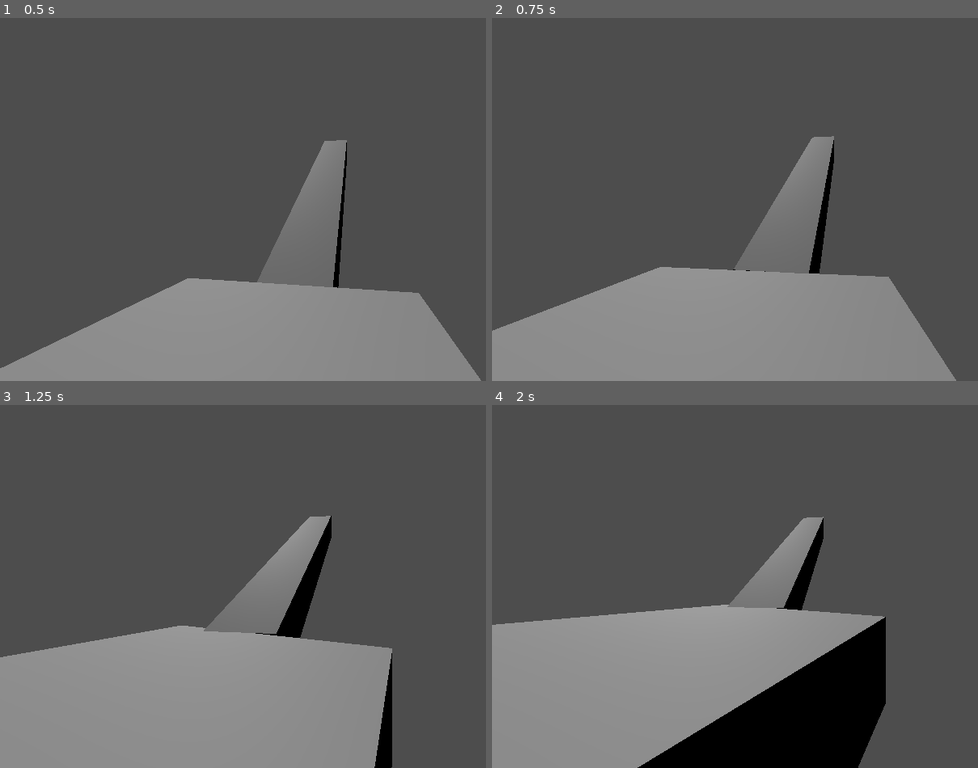
Above: before the commit, frames 1-4 (two rows, left to right).
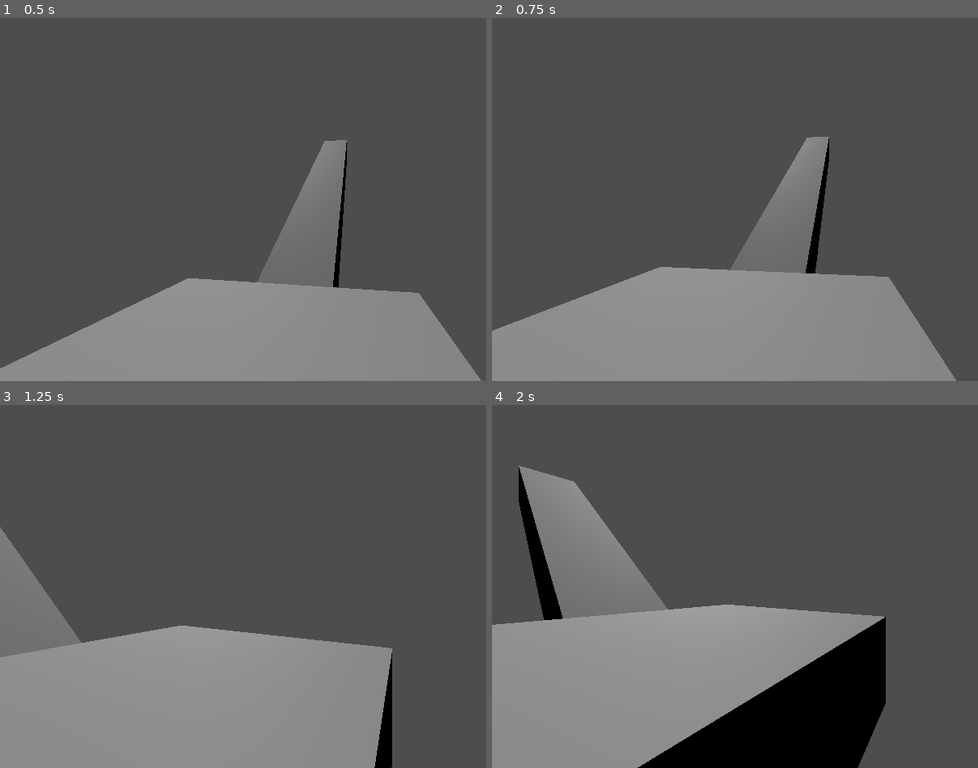
Above: after the commit, the same moments.

Repository: danitheturtle/godly-pets-delivery-service
Game: Godot game, scene res://scenes/main.tscn
Same seed, same stepped clock (60 frames per second), same inputs: the game is played once before the commit and once after it.
Inputs (mouse positions are in pixels of both pictures, inside the frame that each line leads up to):
- Up to frame 1 (0.5 s): no input
- Up to frame 2 (0.75 s): tap Enter at 0.5 s; move the mouse to (958, 181) at 0.52 s; hold D (right) from 0.53 s (still down); hold Q (rotate_ccw, bound only before the commit) from 0.53 s (still down)
- Up to frame 3 (1.25 s): keep holding D (right); keep holding Q (rotate_ccw, bound only before the commit); tap E (rotate_cw, bound only before the commit) at 0.8 s
- Up to frame 4 (2 s): move the mouse to (686, 604) at 1.27 s; release D (right) at 1.28 s; release Q (rotate_ccw, bound only before the commit) at 1.28 s; hold S (backward) from 1.28 s (still down); tap E (rotate_cw, bound only before the commit) at 1.35 s; tap Q (rotate_ccw, bound only before the commit) at 1.55 s

Frame 1 is identical in both runs. In frame 2, 1.0% of the frame differs, in the area x 48-71%, y 32-71%; in frame 3, 7.3%; in frame 4, 9.9%, in the area x 5-69%, y 16-60%.

Commit message:
stairs attach and rotate to platforms now

Diff:
--- a/godot/project.godot
+++ b/godot/project.godot
@@ -99,14 +99,24 @@
 "events": [Object(InputEventKey,"resource_local_to_scene":false,"resource_name":"","device":-1,"window_id":0,"alt_press …(192 unchanged characters)…
 ]
 }
-rotate_cw={
+rotate_clockwise={
 "deadzone": 0.2,
 "events": [Object(InputEventKey,"resource_local_to_scene":false,"resource_name":"","device":-1,"window_id":0,"alt_press …(192 unchanged characters)…
 ]
 }
-rotate_ccw={
+rotate_counter_clockwise={
 "deadzone": 0.2,
 "events": [Object(InputEventKey,"resource_local_to_scene":false,"resource_name":"","device":-1,"window_id":0,"alt_press …(192 unchanged characters)…
+]
+}
+rotate_pivots_clockwise={
+"deadzone": 0.2,
+"events": [Object(InputEventKey,"resource_local_to_scene":false,"resource_name":"","device":-1,"window_id":0,"alt_pressed":false,"shift_pressed":true,"ctrl_pressed":false,"meta_pressed":false,"pressed":false,"keycode":0,"physical_keycode":69,"key_label":0,"unicode":69,"location":0,"echo":false,"script":null)
+]
+}
+rotate_pivots_counter_clockwise={
+"deadzone": 0.2,
+"events": [Object(InputEventKey,"resource_local_to_scene":false,"resource_name":"","device":-1,"window_id":0,"alt_pressed":false,"shift_pressed":true,"ctrl_pressed":false,"meta_pressed":false,"pressed":false,"keycode":0,"physical_keycode":81,"key_label":0,"unicode":81,"location":0,"echo":false,"script":null)
 ]
 }
 
--- a/godot/scenes/main.tscn
+++ b/godot/scenes/main.tscn
@@ -1,15 +1,12 @@
-[gd_scene load_steps=5 format=3 uid="uid://b64n2vugr0k72"]
+[gd_scene load_steps=4 format=3 uid="uid://b64n2vugr0k72"]
 
 [ext_resource type="PackedScene" uid="uid://ck2nk1xw7ihca" path="res://scenes/square_platform.tscn" id="1_jyhfs"]
 [ext_resource type="PackedScene" uid="uid://c0thkvhu37he4" path="res://scenes/player.tscn" id="1_o5qli"]
-[ext_resource type="ArrayMesh" uid="uid://d3ywv5epcksy6" path="res://assets/staircase.obj" id="2_sugp2"]
-[ext_resource type="Shape3D" uid="uid://b6nqhrfkchyh8" path="res://assets/staircase.tres" id="3_sugp2"]
+[ext_resource type="PackedScene" uid="uid://b7ncvtwv1mvuy" path="res://scenes/stairs.tscn" id="3_sugp2"]
 
 [node name="Node3D" type="Node3D"]
 
 [node name="SquarePlatform" parent="." instance=ExtResource("1_jyhfs")]
-secondsPerRotation = 1.0
-rotationStops = 4
 
 [node name="CharacterBody3D" parent="." instance=ExtResource("1_o5qli")]
 transform = Transform3D(-0.14483972, 0, 0.9894551, 0, 1, 0, -0.9894551, 0, -0.14483972, 2.8130512, 4.254733, -2.2026155)
@@ -17,11 +14,5 @@
 [node name="DirectionalLight3D" type="DirectionalLight3D" parent="."]
 transform = Transform3D(0.8435696, 0, -0.53701985, 0.47806197, 0.45554492, 0.7509564, 0.24463668, -0.89021283, 0.38428384, 0, 5.97336, 0)
 
-[node name="RotatingStaircase" type="AnimatableBody3D" parent="."]
+[node name="RotatingStaircase" parent="." instance=ExtResource("3_sugp2")]
 transform = Transform3D(1, 0, 0, 0, 1, 0, 0, 0, 1, -14.25, 5.625, 0)
-
-[node name="MeshInstance3D" type="MeshInstance3D" parent="RotatingStaircase"]
-mesh = ExtResource("2_sugp2")
-
-[node name="CollisionShape3D" type="CollisionShape3D" parent="RotatingStaircase"]
-shape = ExtResource("3_sugp2")
--- a/godot/scenes/square_platform.tscn
+++ b/godot/scenes/square_platform.tscn
@@ -32,7 +32,6 @@
 
 [node name="xPosPivot" type="Area3D" parent="Pivots"]
 transform = Transform3D(1, 0, 0, 0, 1, 0, 0, 0, 1, 4.5, 0, 0)
-monitoring = false
 monitorable = false
 
 [node name="CollisionShape3D" type="CollisionShape3D" parent="Pivots/xPosPivot"]
@@ -40,7 +39,6 @@
 
 [node name="xNegPivot" type="Area3D" parent="Pivots"]
 transform = Transform3D(-1, 0, -8.742278e-08, 0, 1, 0, 8.742278e-08, 0, -1, -4.5, 0, 0)
-monitoring = false
 monitorable = false
 
 [node name="CollisionShape3D" type="CollisionShape3D" parent="Pivots/xNegPivot"]
@@ -48,7 +46,6 @@
 
 [node name="zPosPivot" type="Area3D" parent="Pivots"]
 transform = Transform3D(-4.371139e-08, 0, -1, 0, 1, 0, 1, 0, -4.371139e-08, 0, 0, 4.5)
-monitoring = false
 monitorable = false
 
 [node name="CollisionShape3D" type="CollisionShape3D" parent="Pivots/zPosPivot"]
@@ -56,7 +53,6 @@
 
 [node name="zNegPivot" type="Area3D" parent="Pivots"]
 transform = Transform3D(-4.371139e-08, 0, 1, 0, 1, 0, -1, 0, -4.371139e-08, 0, 0, -4.5)
-monitoring = false
 monitorable = false
 
 [node name="CollisionShape3D" type="CollisionShape3D" parent="Pivots/zNegPivot"]
--- /dev/null
+++ b/godot/scenes/stairs.tscn
@@ -0,0 +1,15 @@
+[gd_scene load_steps=4 format=3 uid="uid://b7ncvtwv1mvuy"]
+
+[ext_resource type="Script" uid="uid://uj5of8tsma8f" path="res://scripts/stairs.gd" id="1_t8gvg"]
+[ext_resource type="ArrayMesh" uid="uid://d3ywv5epcksy6" path="res://assets/staircase.obj" id="2_alqbs"]
+[ext_resource type="Shape3D" uid="uid://b6nqhrfkchyh8" path="res://assets/staircase.tres" id="3_frutw"]
+
+[node name="RotatingStaircase" type="AnimatableBody3D"]
+sync_to_physics = false
+script = ExtResource("1_t8gvg")
+
+[node name="MeshInstance3D" type="MeshInstance3D" parent="."]
+mesh = ExtResource("2_alqbs")
+
+[node name="CollisionShape3D" type="CollisionShape3D" parent="."]
+shape = ExtResource("3_frutw")
--- a/godot/scripts/platform.gd
+++ b/godot/scripts/platform.gd
@@ -2,21 +2,30 @@
 class_name Platform
 
 @export var secondsPerRotation = 1.0
+@export var secondsPerStairRotation = 1.0
 @export var rotationStops = 4
-#@export var displayBasis: Basis = transform.basis
+@export var displayBasis: Basis = transform.basis
 
 @onready var pivotsParent = $Pivots
 @onready var actorDetector = $ActorDetector
 
-var pivots: Array[Node] = []
 var basisStops: Array[Basis] = []
+var rotationDir = 0
 var rotationIndex: int = 0
 var rotationTimer: float = 0.0
 
-var controlled = false
-var rotationDir = 0
-var cw_queued = false
-var ccw_queued = false
+var pivots: Array[Area3D] = []
+var pivotsBasisStops: Array[Basis] = [] # 4 for each pivot
+var pivotsRotationDir: int = 0
+var pivotsRotationIndex: int = 0
+var pivotsRotationTimer: float = 0.0
+
+var platformControlled = false
+
+var clockwiseQueued = false
+var counterClockwiseQueued = false
+var pivotsClockwiseQueued = false
+var pivotsCounterClockwiseQueued = false
 
 func _ready() -> void:
 	# calculate the bases this platform can stop at
@@ -24,43 +33,73 @@
 	var rotationPerStepRad = TAU / rotationStops
 	for i in range(1, rotationStops):
 		basisStops.append(basisStops[0].rotated(Vector3.UP, i*rotationPerStepRad).orthonormalized())
+
 	# make sure the actor detector is monitoring for changes, and rig up its collision signal to a local function
 	actorDetector.body_entered.connect(_entered_control_area)
 	actorDetector.body_exited.connect(_exited_control_area)
+
 	# get array of stair pivot areas and their basis stops
-	pivots = pivotsParent.get_children()
+	for childPivot: Node in pivotsParent.get_children():
+		if childPivot is Area3D:
+			pivots.append(childPivot)
+			get_pivot_basis_stops(childPivot)
+	pass
 
 func _physics_process(delta: float) -> void:
+	displayBasis = pivots[0].transform.basis
 	if (rotationDir == 0):
-		if (cw_queued):
-			cw_queued = false
-			rotationDir = -1
-		if (ccw_queued):
-			ccw_queued = false
-			rotationDir = 1
+		if (clockwiseQueued):
+			clockwiseQueued = false
+			rotationDir += -1
+			attach_adjacent_stairs()
+		if (counterClockwiseQueued):
+			counterClockwiseQueued = false
+			rotationDir += 1
+			attach_adjacent_stairs()
 	else:
-		rotate_platform(rotationDir, delta)
+		rotate_platform(delta)
+	if (pivotsRotationDir == 0):
+		if (pivotsClockwiseQueued):
+			pivotsClockwiseQueued = false
+			pivotsRotationDir += -1
+			attach_adjacent_stairs()
+		if (pivotsCounterClockwiseQueued):
+			pivotsCounterClockwiseQueued = false
+			pivotsRotationDir += 1
+			attach_adjacent_stairs()
+	else:
+		rotate_pivots(delta)
+	pass
 
 func _unhandled_key_input(event: InputEvent) -> void:
-	if (!controlled): return
+	if (!platformControlled): return
 	var eventHandled: bool = false
 	# movement
-	if (event.is_action_pressed("rotate_cw")):
-		ccw_queued = false
-		cw_queued = true
+	if (event.is_action_pressed("rotate_clockwise", false, true)):
+		counterClockwiseQueued = false
+		clockwiseQueued = true
 		eventHandled = true
-	if (event.is_action_pressed("rotate_ccw")):
-		cw_queued = false
-		ccw_queued = true
+	if (event.is_action_pressed("rotate_counter_clockwise", false, true)):
+		clockwiseQueued = false
+		counterClockwiseQueued = true
+		eventHandled = true
+	if (event.is_action_pressed("rotate_pivots_clockwise", false, true)):
+		pivotsCounterClockwiseQueued = false
+		pivotsClockwiseQueued = true
+		eventHandled = true
+	if (event.is_action_pressed("rotate_pivots_counter_clockwise", false, true)):
+		pivotsClockwiseQueued = false
+		pivotsCounterClockwiseQueued = true
 		eventHandled = true
 	# tell game event was handled and stop propagating
 	if (eventHandled):
 		get_tree().root.set_input_as_handled()
+	pass
 
-func rotate_platform(dir: int, delta: float) -> void:
+func rotate_platform(delta: float) -> void:
 	rotationTimer += delta
 	var fromIndex: int = rotationIndex
-	var toIndex: int = wrapi(rotationIndex + dir, 0, rotationStops)
+	var toIndex: int = wrapi(rotationIndex + rotationDir, 0, rotationStops)
 	var normalizedPositionInRotation = Utils.easeInOutCubic(Utils.normf(rotationTimer, 0.0, secondsPerRotation))
 	transform.basis = Basis(basisStops[fromIndex]).slerp(basisStops[toIndex], normalizedPositionInRotation).orthonormalized()
 	# if rotation finished
@@ -68,11 +107,42 @@
 		rotationIndex = toIndex
 		rotationDir = 0
 		rotationTimer = 0.0
+	pass
+
+func rotate_pivots(delta: float) -> void:
+	pivotsRotationTimer += delta
+	var fromIndex: int = pivotsRotationIndex
+	var toIndex: int = wrapi(pivotsRotationIndex + pivotsRotationDir, 0, 4)
+	var normalizedPositionInRotation = Utils.easeInOutCubic(Utils.normf(pivotsRotationTimer, 0.0, secondsPerStairRotation))
+	for i in range(3):
+		pivots[i].transform.basis = Basis(pivotsBasisStops[i*4 + fromIndex]).slerp(pivotsBasisStops[i*4 + toIndex], normalizedPositionInRotation).orthonormalized()
+	if (normalizedPositionInRotation >= 1.0):
+		pivotsRotationIndex = toIndex
+		pivotsRotationDir = 0
+		pivotsRotationTimer = 0.0
+	pass
+
+func attach_adjacent_stairs() -> void:
+	for nextPivot in pivots:
+		var pivotCollisions = nextPivot.get_overlapping_bodies()
+		for col in pivotCollisions:
+			if (col is Stairs && col.get_parent() != nextPivot):
+				col.reparent(nextPivot, true)
+	pass
+
+func get_pivot_basis_stops(pivot: Area3D):
+	var childPivotBasisIndex = pivotsBasisStops.size()
+	pivotsBasisStops.append(Basis(pivot.transform.basis))
+	for j in range(1,4):
+		pivotsBasisStops.append(pivotsBasisStops[childPivotBasisIndex].rotated(Vector3.RIGHT, j*(PI/2)).orthonormalized())
+	pass
 
 func _entered_control_area(node: Node):
 	if (node is Player):
-		controlled = true
+		platformControlled = true
+	pass
 
 func _exited_control_area(node: Node):
 	if (node is Player):
-		controlled = false
+		platformControlled = false
+	pass
--- /dev/null
+++ b/godot/scripts/stairs.gd
@@ -0,0 +1,3 @@
+extends AnimatableBody3D
+
+class_name Stairs
Not shown, added: godot/scripts/stairs.gd.uid
Not shown, changed: gpds_obsidian/.obsidian/workspace.json
Not shown, added: gpds_obsidian/Core Pillars.md
Not shown, added: gpds_obsidian/Decorations/Flocking.md
Not shown, added: gpds_obsidian/Decorations/Ian Hubert moths on a lantern.md
Not shown, added: gpds_obsidian/Mechanics/Walls that physically block rotation.md
